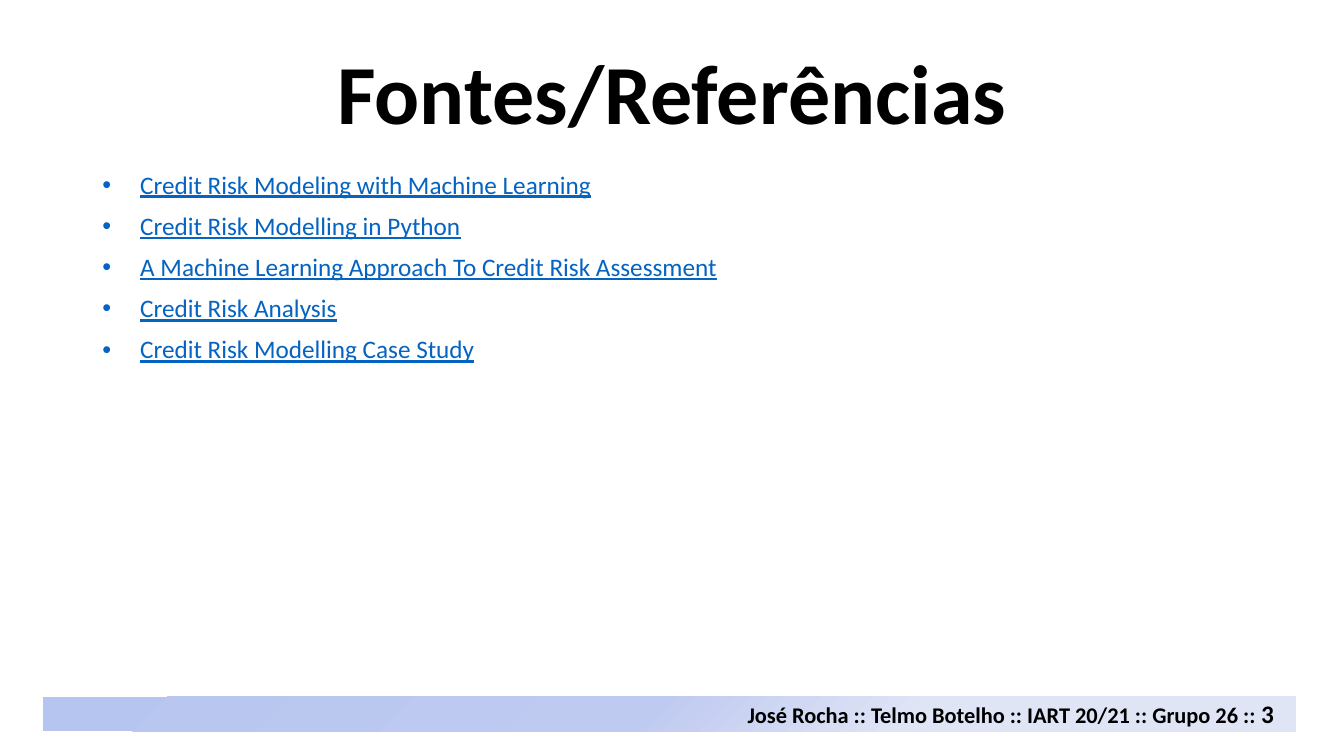
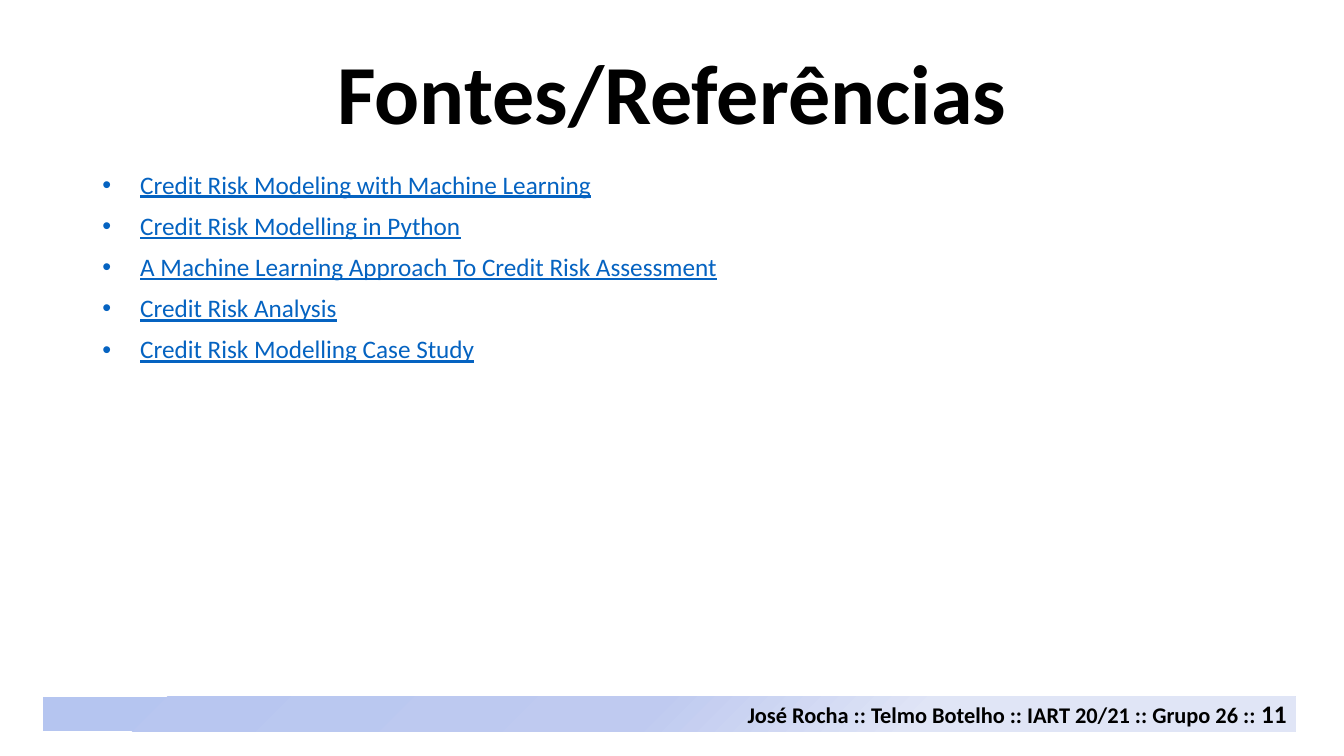
Before and after one commit to davidrocha9/FEUP-IART, a slide deck: slide 11 of Proj2/docs/Credit_Risk_Analysis.pptx (slide 6 before the commit). Drawn at 1344x756 pixels with LibreOffice and Linux fonts; fonts in the diff are those of the drawing. Boxes give left, top, right and bottom in pixels: in the first picture for what was removed or moved away, otherwise in the second. Text is boxed around its words. In the diff, an @@ line names an element or a change of style, - is before the commit and + after.

```diff
--- a/Proj2/docs/Credit_Risk_Analysis.pptx
+++ b/Proj2/docs/Credit_Risk_Analysis.pptx
@@ text at <box>748,706,1287,727</box>: text changed @@
-José Rocha :: Telmo Botelho :: IART 20/21 :: Grupo 26 :: 3
+José Rocha :: Telmo Botelho :: IART 20/21 :: Grupo 26 :: 11
```
Also in this commit, not shown: 3 other slides changed, 5 slides added, 7 other files.
